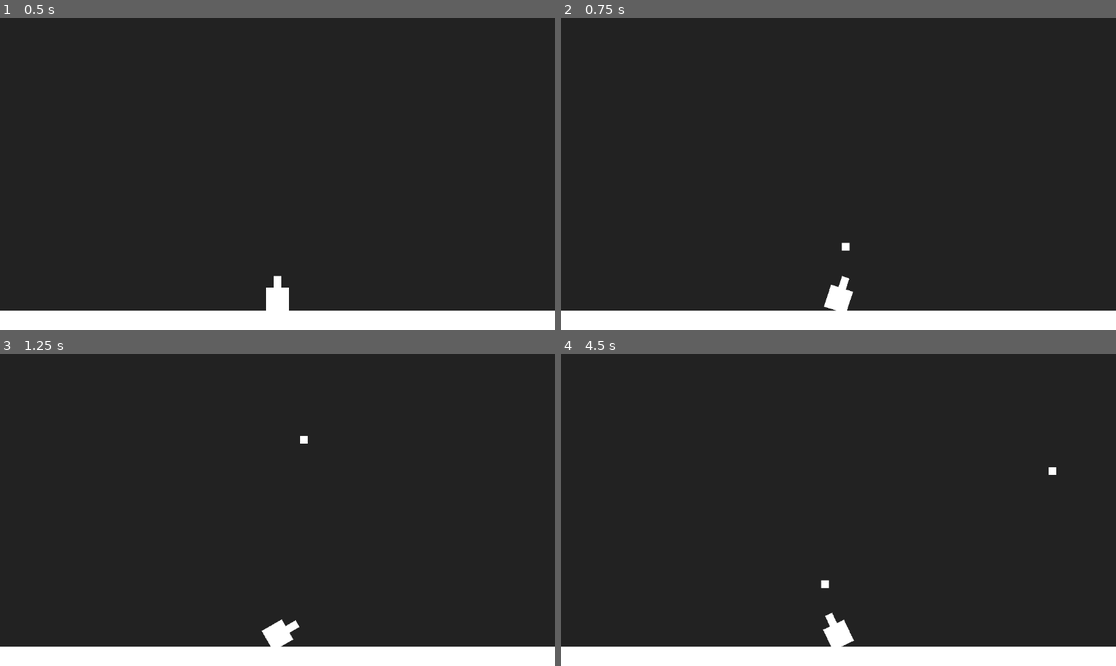
Above: before the commit, frames 1-4 (two rows, left to right).
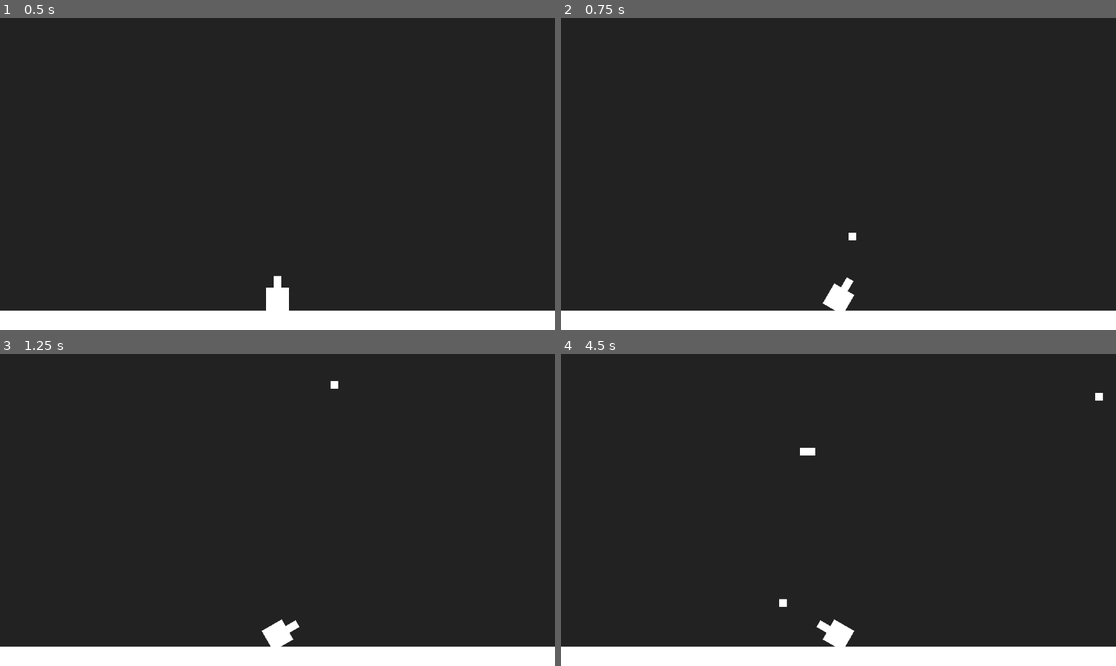
Above: after the commit, the same moments.

Repository: ankit-suman-07/PROJECTILE_2d
Game: Godot game, scene res://scenes/world.tscn
The game is run twice, just before and just after one commit, with the same random seed, the same clock (stepped at 60 frames per second) and the same inputs.
Inputs:
- Up to frame 1 (0.5 s): no input
- Up to frame 2 (0.75 s): tap Enter at 0.5 s; hold D (right) from 0.53 s (still down); tap Space (shoot) at 0.6 s
- Up to frame 3 (1.25 s): keep holding D (right)
- Up to frame 4 (4.5 s): release D (right) at 1.28 s; hold A (left) 1.28-2.03 s; tap Space (shoot) every 0.75 s from 1.35 to 4.35 s; hold D (right) 2.03-3.53 s; hold A (left) from 3.53 s (still down)

Frame 1 is identical in both runs. In frame 2, 0.2% of the frame differs, in the area x 47-54%, y 68-94%; in frame 3, less than 0.1%; in frame 4, 0.4%, in the area x 39-98%, y 12-94%.

Commit message:
Add multiple markers for falling targets

Diff:
--- /dev/null
+++ b/scenes/targets.tscn
@@ -0,0 +1,17 @@
+[gd_scene load_steps=2 format=3 uid="uid://duvl7j8sfvyng"]
+
+[sub_resource type="RectangleShape2D" id="RectangleShape2D_4k1k3"]
+size = Vector2(32, 16)
+
+[node name="targets" type="RigidBody2D"]
+mass = 0.5
+gravity_scale = 0.2
+
+[node name="ColorRect" type="ColorRect" parent="."]
+offset_left = -16.0
+offset_top = -8.0
+offset_right = 16.0
+offset_bottom = 8.0
+
+[node name="CollisionShape2D" type="CollisionShape2D" parent="."]
+shape = SubResource("RectangleShape2D_4k1k3")
--- a/scenes/world.tscn
+++ b/scenes/world.tscn
@@ -1,9 +1,13 @@
-[gd_scene load_steps=3 format=3 uid="uid://85uny1t30w80"]
+[gd_scene load_steps=5 format=3 uid="uid://85uny1t30w80"]
 
+[ext_resource type="Script" uid="uid://bilw0fyo47m8m" path="res://script/world.gd" id="1_4wyf3"]
 [ext_resource type="PackedScene" uid="uid://cb2j3mkfn6y2y" path="res://scenes/floor.tscn" id="1_nnsk1"]
+[ext_resource type="PackedScene" uid="uid://duvl7j8sfvyng" path="res://scenes/targets.tscn" id="2_k0juu"]
 [ext_resource type="PackedScene" uid="uid://clqc7tfkblrmt" path="res://scenes/player.tscn" id="2_rwgxs"]
 
 [node name="world" type="Node2D"]
+script = ExtResource("1_4wyf3")
+target_scene = ExtResource("2_k0juu")
 
 [node name="floor" parent="." instance=ExtResource("1_nnsk1")]
 position = Vector2(0, 608)
@@ -11,3 +15,77 @@
 [node name="player" parent="." instance=ExtResource("2_rwgxs")]
 position = Vector2(576, 584)
 rotation = 0.00476593
+
+[node name="Timer" type="Timer" parent="."]
+wait_time = 3.0
+autostart = true
+
+[node name="TargetMarkers" type="Node" parent="."]
+
+[node name="Marker2D" type="Marker2D" parent="TargetMarkers"]
+position = Vector2(64, 0)
+gizmo_extents = 50.0
+
+[node name="Marker2D2" type="Marker2D" parent="TargetMarkers"]
+position = Vector2(128, 0)
+gizmo_extents = 50.0
+
+[node name="Marker2D3" type="Marker2D" parent="TargetMarkers"]
+position = Vector2(192, 0)
+gizmo_extents = 50.0
+
+[node name="Marker2D4" type="Marker2D" parent="TargetMarkers"]
+position = Vector2(256, 0)
+gizmo_extents = 50.0
+
+[node name="Marker2D5" type="Marker2D" parent="TargetMarkers"]
+position = Vector2(320, 0)
+gizmo_extents = 50.0
+
+[node name="Marker2D6" type="Marker2D" parent="TargetMarkers"]
+position = Vector2(384, 0)
+gizmo_extents = 50.0
+
+[node name="Marker2D7" type="Marker2D" parent="TargetMarkers"]
+position = Vector2(448, 0)
+gizmo_extents = 50.0
+
+[node name="Marker2D8" type="Marker2D" parent="TargetMarkers"]
+position = Vector2(512, 0)
+gizmo_extents = 50.0
+
+[node name="Marker2D9" type="Marker2D" parent="TargetMarkers"]
+position = Vector2(576, 0)
+gizmo_extents = 50.0
+
+[node name="Marker2D10" type="Marker2D" parent="TargetMarkers"]
+position = Vector2(640, 0)
+gizmo_extents = 50.0
+
+[node name="Marker2D11" type="Marker2D" parent="TargetMarkers"]
+position = Vector2(704, 0)
+gizmo_extents = 50.0
+
+[node name="Marker2D12" type="Marker2D" parent="TargetMarkers"]
+position = Vector2(768, 0)
+gizmo_extents = 50.0
+
+[node name="Marker2D13" type="Marker2D" parent="TargetMarkers"]
+position = Vector2(832, 0)
+gizmo_extents = 50.0
+
+[node name="Marker2D14" type="Marker2D" parent="TargetMarkers"]
+position = Vector2(896, 0)
+gizmo_extents = 50.0
+
+[node name="Marker2D15" type="Marker2D" parent="TargetMarkers"]
+position = Vector2(960, 0)
+gizmo_extents = 50.0
+
+[node name="Marker2D16" type="Marker2D" parent="TargetMarkers"]
+position = Vector2(1024, 0)
+gizmo_extents = 50.0
+
+[node name="Marker2D17" type="Marker2D" parent="TargetMarkers"]
+position = Vector2(1088, 0)
+gizmo_extents = 50.0
--- a/script/bullet.gd
+++ b/script/bullet.gd
@@ -1,6 +1,6 @@
 extends StaticBody2D
 
-@export var speed := 600.0
+@export var speed := 800.0
 var direction := Vector2.ZERO
 
 func initialize(dir: Vector2):
--- a/script/player.gd
+++ b/script/player.gd
@@ -1,6 +1,6 @@
 extends CharacterBody2D
 
-const ROTATION_SPEED := 90.0  # degrees per second
+const ROTATION_SPEED := 150.0  # degrees per second
 const GRAVITY := 1200.0       # pixels per second squared
 const MIN_ROTATION := -60.0   # Left rotation limit
 const MAX_ROTATION := 60.0    # Right rotation limit
--- /dev/null
+++ b/script/world.gd
@@ -0,0 +1,26 @@
+extends Node2D
+
+@export var target_scene: PackedScene
+var markers := []
+
+func _ready():
+	# Collect all Marker2D nodes in the scene
+	for child in $TargetMarkers.get_children():
+		if child is Marker2D:
+			markers.append(child)
+
+	$Timer.timeout.connect(_on_timer_timeout)
+
+#func _on_timer_timeout():
+	#if target_scene and markers.size() > 0:
+		#for marker in markers:
+			#var bullet = target_scene.instantiate()
+			#bullet.global_position = marker.global_position
+			#get_tree().current_scene.add_child(bullet)
+
+func _on_timer_timeout():
+	if target_scene and markers.size() > 0:
+		var marker = markers[randi() % markers.size()]
+		var bullet = target_scene.instantiate()
+		bullet.global_position = marker.global_position
+		get_tree().current_scene.add_child(bullet)
Not shown, added: script/world.gd.uid
